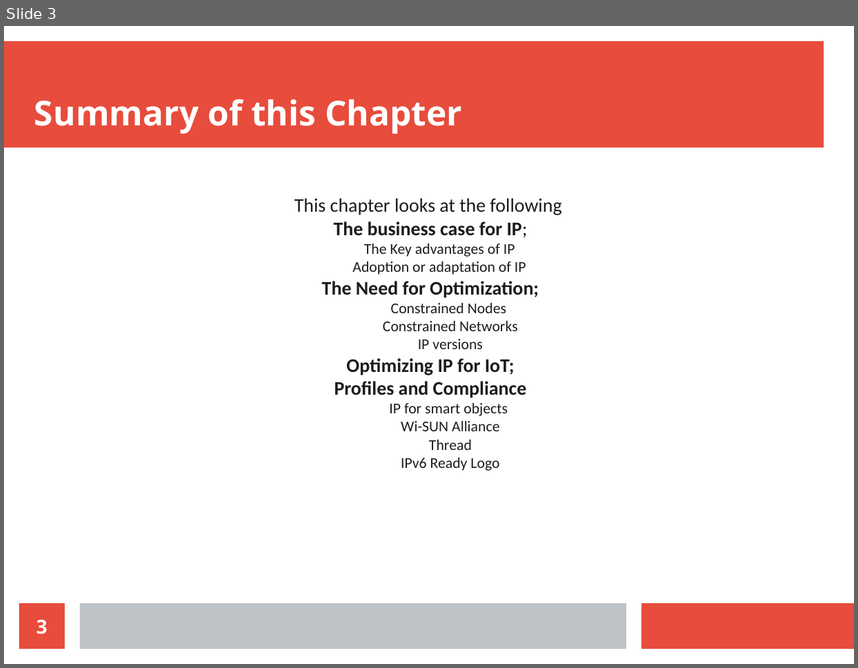
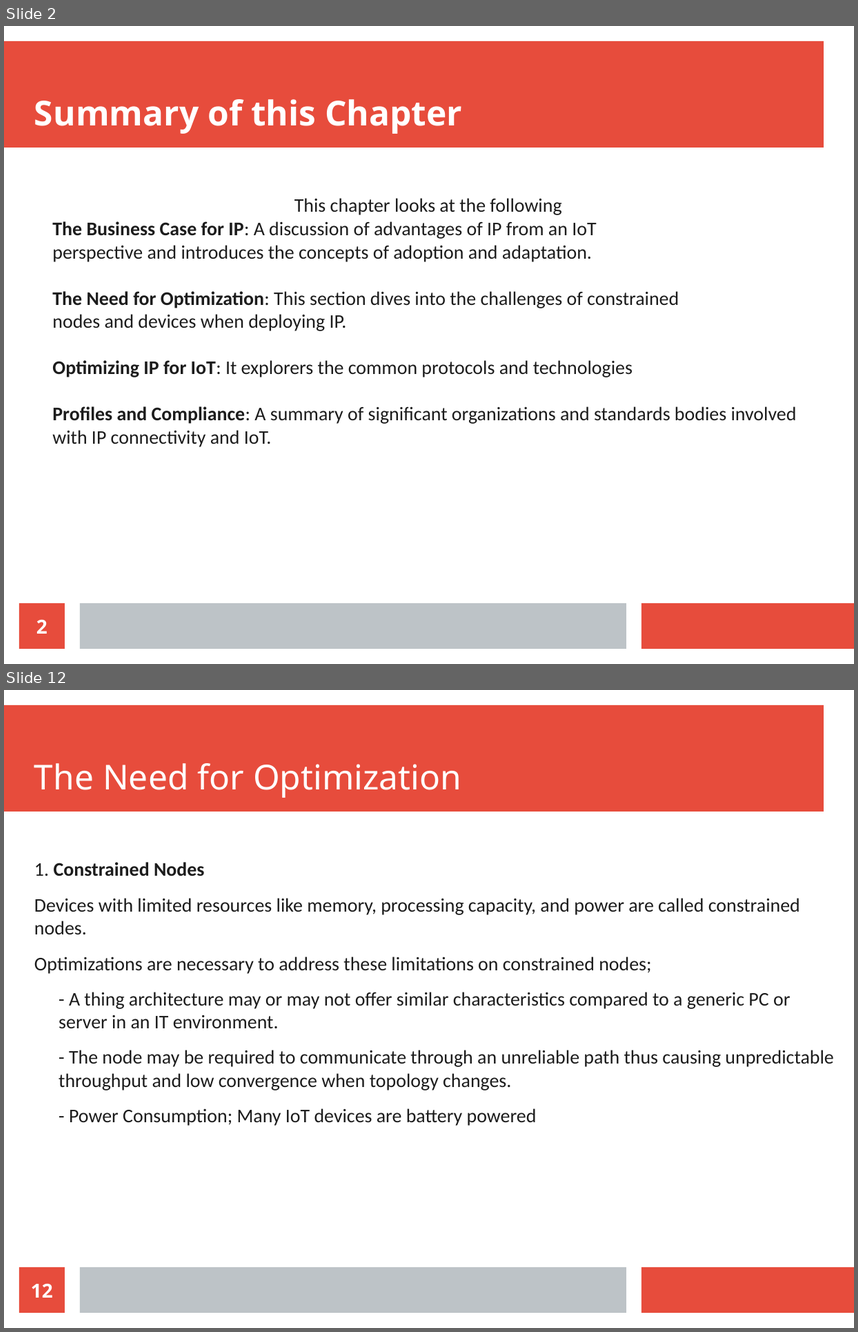
Before and after one commit to Dihfahsih1/Masters-Software-Engineering, a slide deck: yr-sem1/IoT/Chapter-5-slides.odp. Shown one above the other, each under a label of ours: slide 3 before the commit, slides 2 and 12 after it; the slides between them are not shown. The pictures are 858x668 and 858x1332 pixels, drawn with LibreOffice and Linux fonts; fonts in the diff are those of the drawing. Boxes give left, top, right and bottom in pixels: in the first picture for what was removed or moved away, otherwise in the second. Text is boxed around its words. In the diff, an @@ line names an element or a change of style, - is before the commit and + after.

Commit message:
add more resources

```diff
--- a/yr-sem1/IoT/Chapter-5-slides.odp
+++ b/yr-sem1/IoT/Chapter-5-slides.odp
@@ slide 12 added at [4, 690, 854, 1328], background #FFFFFF; not listed: 3 template elements that a slide beside it also shows @@
@@ title added at [34, 763, 461, 798], 32 pt, text #FFFFFF @@
+The Need for Optimization
@@ text added at [34, 862, 833, 1125], 18 pt, text #1C1C1C @@
+1. Constrained Nodes
+Devices with limited resources like memory, processing capacity, and power are called constrained nodes.
+Optimizations are necessary to address these limitations on constrained nodes;
+  - A thing architecture may or may not offer similar characteristics compared to a generic PC or server in an IT environment.
+  - The node may be required to communicate through an unreliable path thus causing unpredictable throughput and low convergence when topology changes.
+  - Power Consumption; Many IoT devices are battery powered
@@ page number added at [19, 1267, 65, 1312], fill #E74C3C, 18 pt, text #FFFFFF, bold @@
+12
@@ what was slide 3 is now slide 2 @@
@@ slide 2 changed as well @@
@@ subtitle at [52, 221, 797, 447]: text changed; size 14 to 18 pt @@
-The business case for IP;
-  The Key advantages of IP
-  Adoption or adaptation of IP
-The Need for Optimization;
-    Constrained Nodes
-    Constrained Networks
-    IP versions
-Optimizing IP for IoT;
-Profiles and Compliance
-    IP for smart objects
-    Wi-SUN Alliance
-    Thread
-    IPv6 Ready Logo
+The Business Case for IP: A discussion of advantages of IP from an IoT
+perspective and introduces the concepts of adoption and adaptation.
+The Need for Optimization: This section dives into the challenges of constrained
+nodes and devices when deploying IP.
+Optimizing IP for IoT: It explorers the common protocols and technologies
+Profiles and Compliance: A summary of significant organizations and standards bodies involved with IP connectivity and IoT.
@@ page number at [36, 619, 47, 633]: text changed @@
-3
+2
```
Also in this commit, not shown: 1 other slide changed, 36 other slides added, 1 slide removed, 7 other files.
